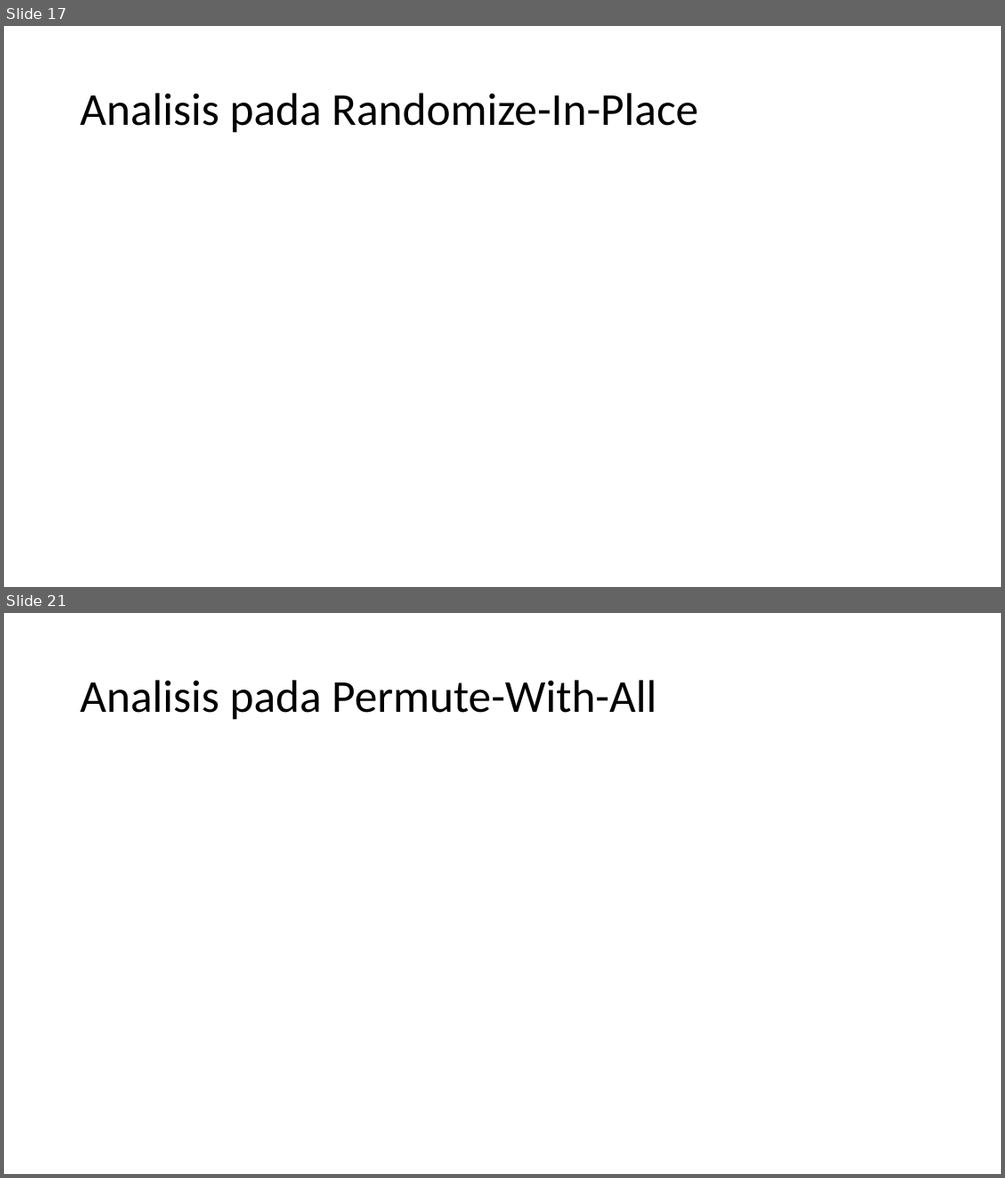
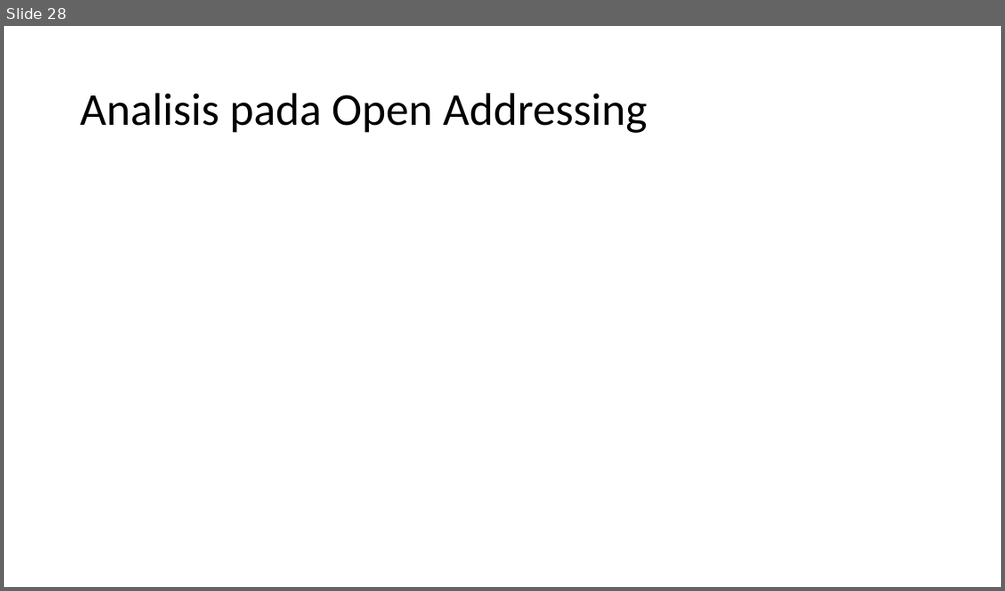
Before and after one commit to anwari32/books, a slide deck: Computer Science & Informatics/IF5020 Algoritma dan Pemrograman/23520050 Muhammad Anwari Leksono.pptx. Shown one above the other, each under a label of ours: slides 17 and 21 before the commit, slide 28 after it; the slides between them are not shown. The pictures are 1005x1178 and 1005x591 pixels, drawn with LibreOffice and Linux fonts; fonts in the diff are those of the drawing; grey boxes stand for pictures. Boxes give left, top, right and bottom in pixels: in the first picture for what was removed or moved away, otherwise in the second. Text is boxed around its words. In the diff, an @@ line names an element or a change of style, - is before the commit and + after.

```diff
--- a/Computer Science & Informatics/IF5020 Algoritma dan Pemrograman/23520050 Muhammad Anwari Leksono.pptx
+++ b/Computer Science & Informatics/IF5020 Algoritma dan Pemrograman/23520050 Muhammad Anwari Leksono.pptx
@@ slide 21 removed at (x1=4, y1=613, x2=1001, y2=1174), background #FFFFFF @@
@@ title removed at (x1=80, y1=680, x2=656, y2=720) @@
-Analisis pada Permute-With-All
@@ what was slide 17 is now slide 28 @@
@@ slide 28 changed as well @@
@@ title at (x1=80, y1=93, x2=647, y2=133): text changed @@
-Analisis pada Randomize-In-Place
+Analisis pada Open Addressing
```
Also in this commit, not shown: 3 other slides changed, 29 slides added, 13 other slides removed, 28 other files.
